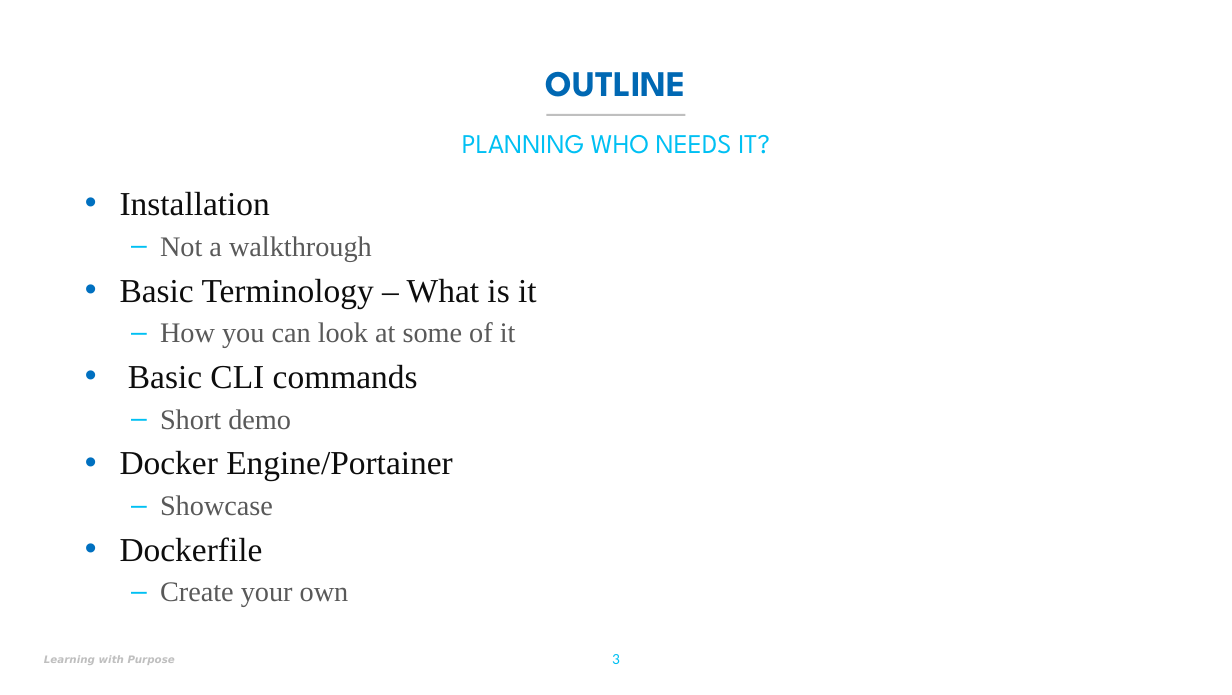
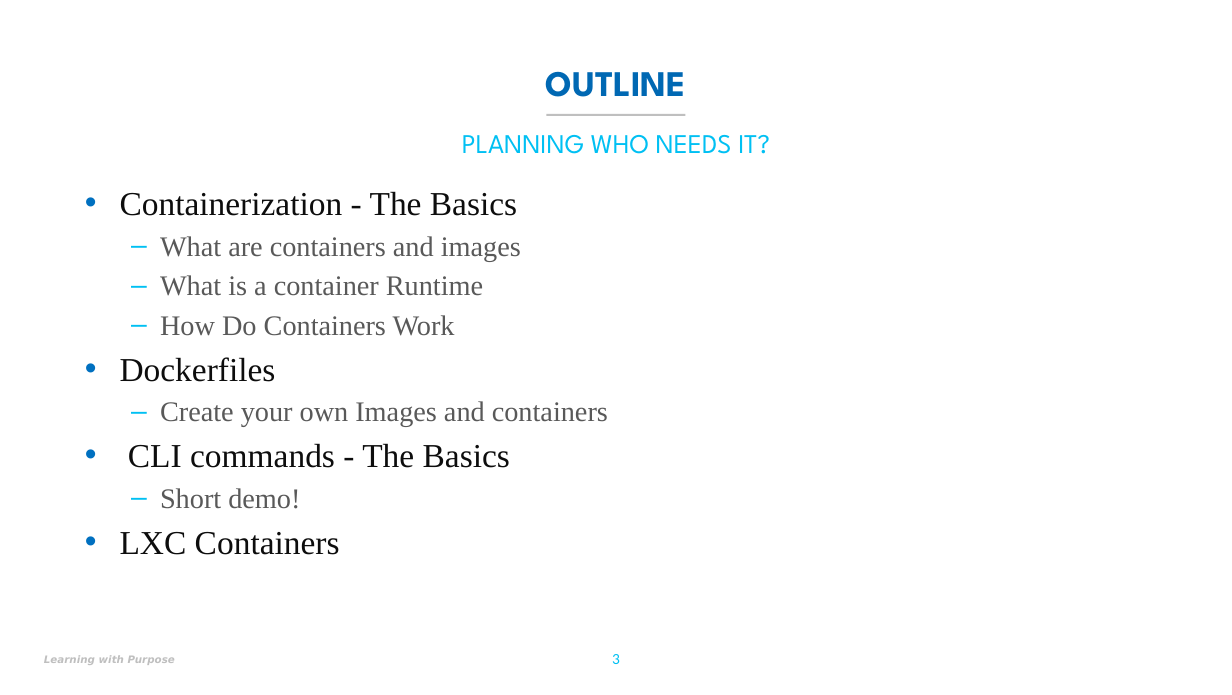
Before and after one commit to UMLCloudComputing/Docker, a slide deck: slide 3 of Slides/Docker-Panic-v1.pptx. Drawn at 1232x695 pixels with LibreOffice and Linux fonts; fonts in the diff are those of the drawing; background and template pictures are left out. Boxes give left, top, right and bottom in pixels: in the first picture for what was removed or moved away, otherwise in the second. Text is boxed around its words. In the diff, an @@ line names an element or a change of style, - is before the commit and + after.

Commit message:
Inital Outline Update

```diff
--- a/Slides/Docker-Panic-v1.pptx
+++ b/Slides/Docker-Panic-v1.pptx
@@ text at [120, 191, 608, 555]: text changed; size 26 to 22 pt; text colour #0D0D0D to #595959 @@
-• Installation
-  – Not a walkthrough
-• Basic Terminology – What is it
-  – How you can look at some of it
-• Basic CLI commands
-  – Short demo
-• Docker Engine/Portainer
-  – Showcase
-• Dockerfile
-  – Create your own
+• Containerization - The Basics
+  – What are containers and images
+  – What is a container Runtime
+  – How Do Containers Work
+• Dockerfiles
+  – Create your own Images and containers
+• CLI commands - The Basics
+  – Short demo!
+• LXC Containers
```
